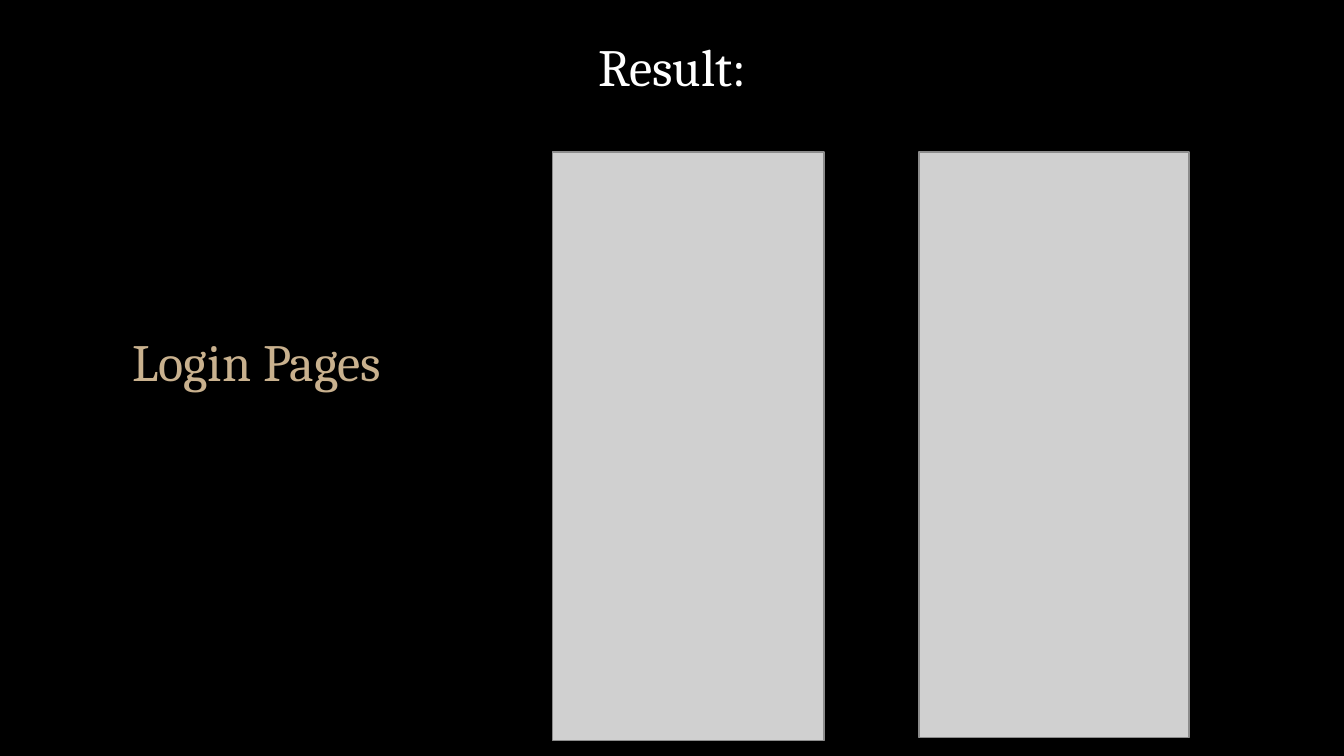
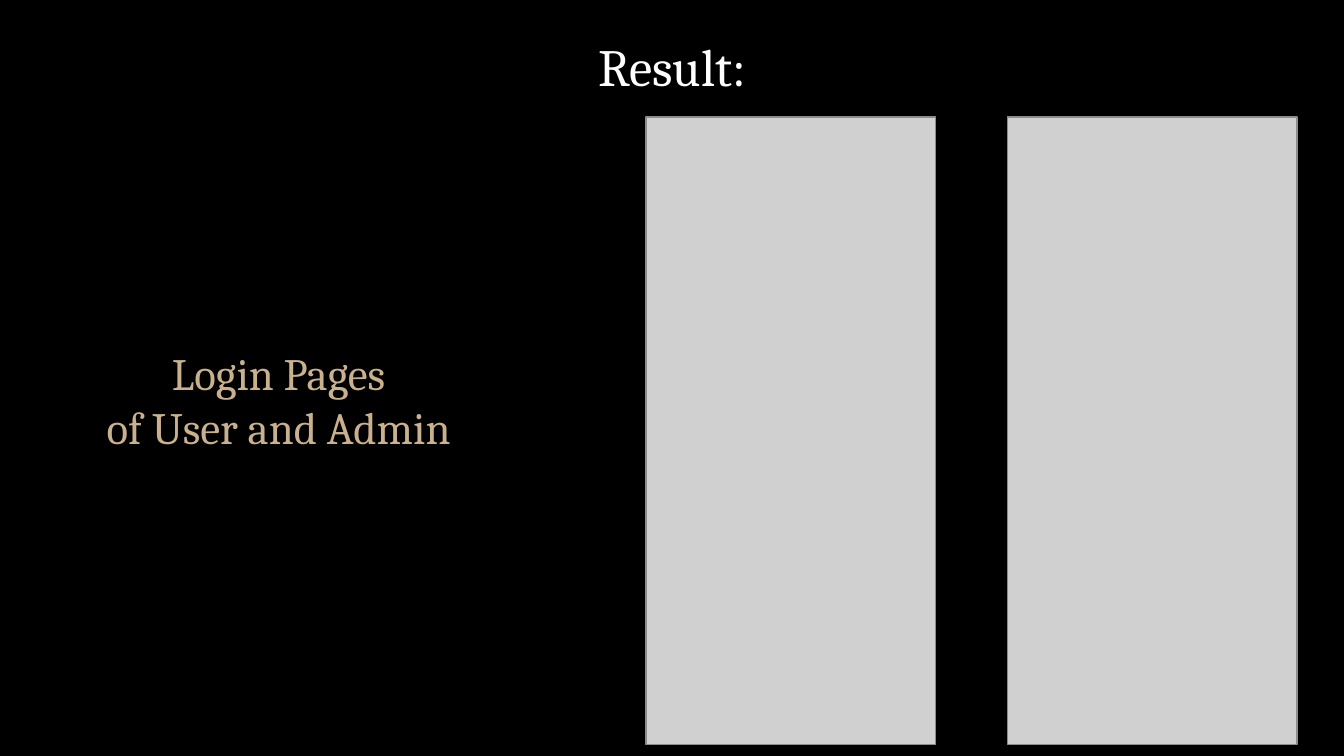
Before and after one commit to rajesh1480/Mini---Project, a slide deck: slide 12 of Mini2.0.pptx. Drawn at 1344x756 pixels with LibreOffice and Linux fonts; fonts in the diff are those of the drawing; grey boxes stand for pictures; background and template pictures are left out. Boxes give left, top, right and bottom in pixels: in the first picture for what was removed or moved away, otherwise in the second. Text is boxed around its words. In the diff, an @@ line names an element or a change of style, - is before the commit and + after.

Commit message:
Updated

```diff
--- a/Mini2.0.pptx
+++ b/Mini2.0.pptx
@@ picture: place and size @@
-picture at box(552, 152, 824, 741)
+picture at box(646, 117, 935, 745)
@@ picture: place and size @@
-picture at box(919, 152, 1189, 738)
+picture at box(1008, 117, 1297, 745)
@@ text "Login Pages": place and size @@
-text "Login Pages" at box(133, 346, 381, 392)
+text "Login Pages" at box(107, 360, 451, 445)
@@ text at box(172, 360, 386, 400): size 28 to 24 pt in "Login Pages" @@
@@ text at box(107, 412, 451, 445): paragraph added @@
+of User and Admin
```
Also in this commit, not shown: 3 other slides changed, 3 slides added.
